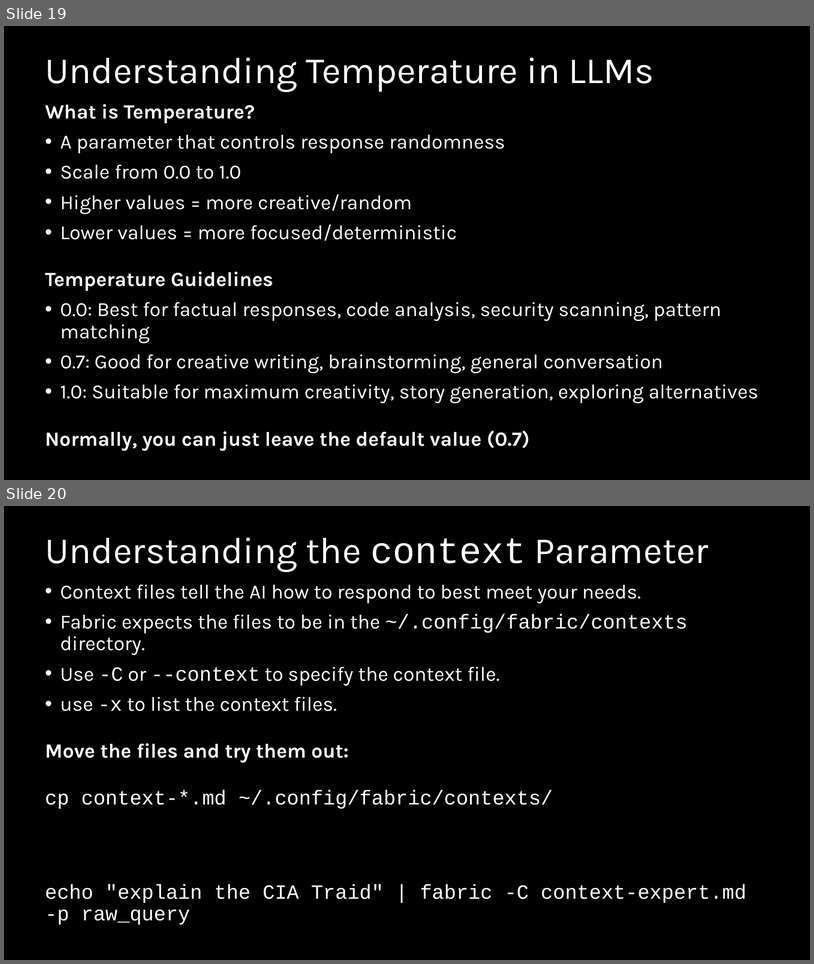
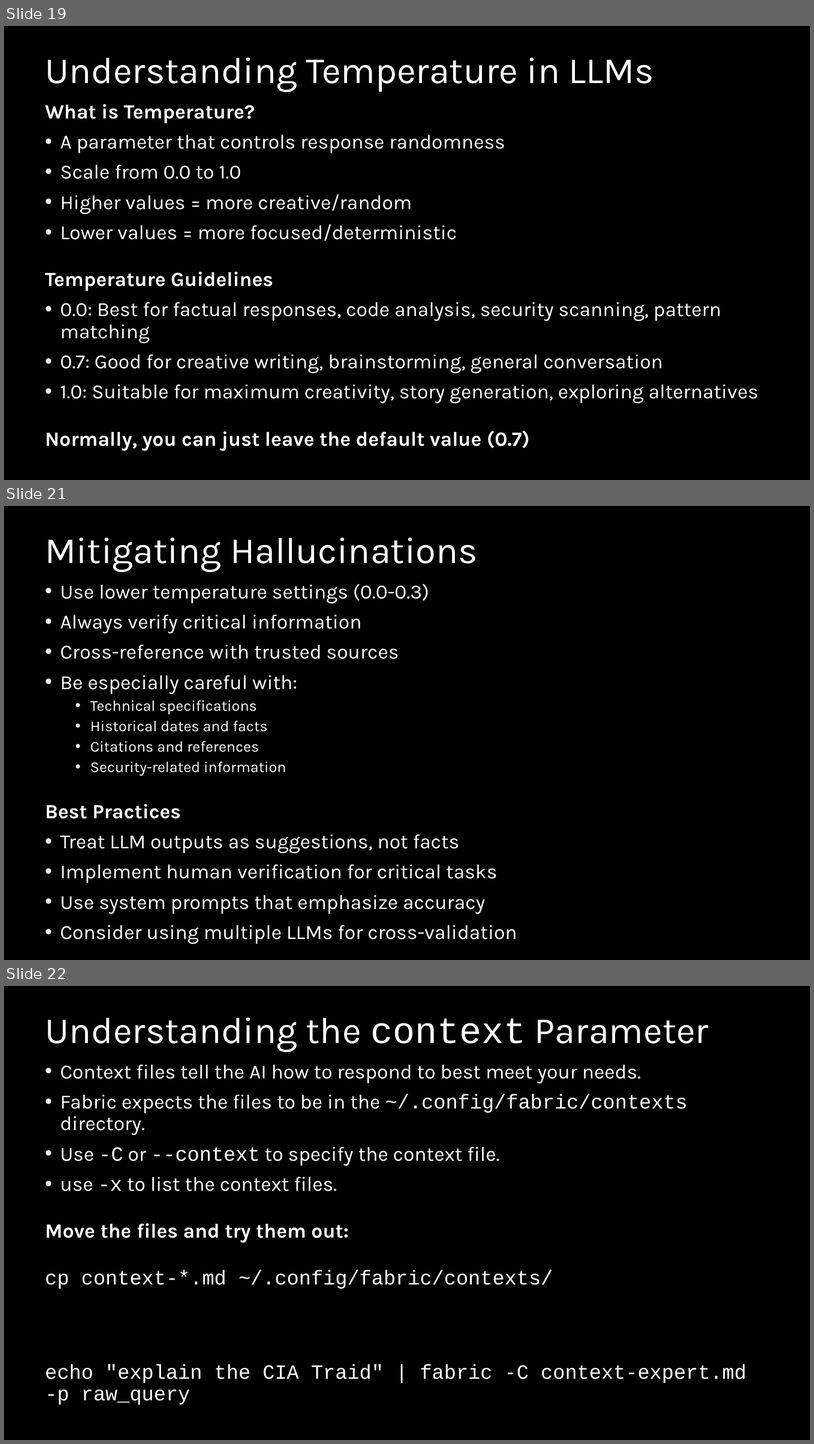
Before and after one commit to Resistor52/fabric_workshop, a slide deck: slides/workshop.pptx. Shown one above the other, each under a label of ours: slides 19 and 20 before the commit, slides 19, 21 and 22 after it; the slides between them are not shown. The pictures are 814x964 and 814x1444 pixels, drawn with LibreOffice and Linux fonts; fonts in the diff are those of the drawing. Boxes give left, top, right and bottom in pixels: in the first picture for what was removed or moved away, otherwise in the second. Text is boxed around its words. In the diff, an @@ line names an element or a change of style, - is before the commit and + after.

Commit message:
added 2 slides on Hallucinations

```diff
--- a/slides/workshop.pptx
+++ b/slides/workshop.pptx
@@ slide 21 added at [4,506,810,960], background #000000 @@
@@ title added at [45,537,478,572], 44 pt, text #FFFFFF @@
+Mitigating Hallucinations
@@ text added at [45,583,517,944], 24 pt, text #FFFFFF @@
+• Use lower temperature settings (0.0-0.3)
+• Always verify critical information
+• Cross-reference with trusted sources
+• Be especially careful with:
+  • Technical specifications
+  • Historical dates and facts
+  • Citations and references
+  • Security-related information
+Best Practices
+• Treat LLM outputs as suggestions, not facts
+• Implement human verification for critical tasks
+• Use system prompts that emphasize accuracy
+• Consider using multiple LLMs for cross-validation
@@ what was slide 20 is now slide 22 @@
```
Also in this commit, not shown: 2 slides changed, 1 other slide added, 39 other files.
